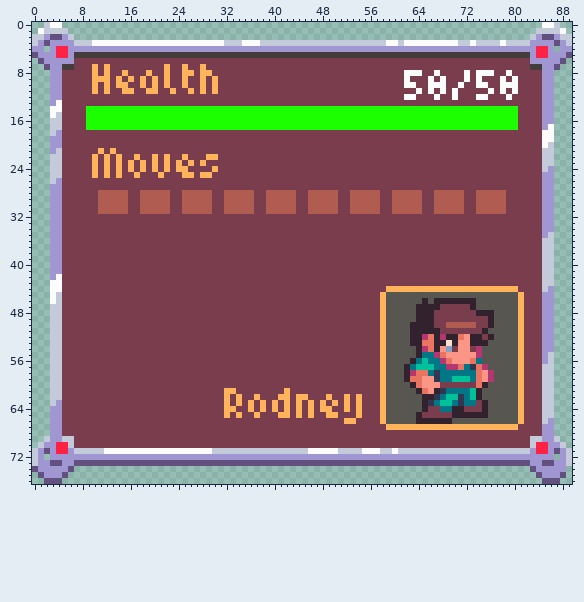
Edited in one commit: pixel-art file (assets/images/ui/unit-ui.aseprite). This is how it looked before the edit.
90x77 pixels, 1 frame.
And afterwards:
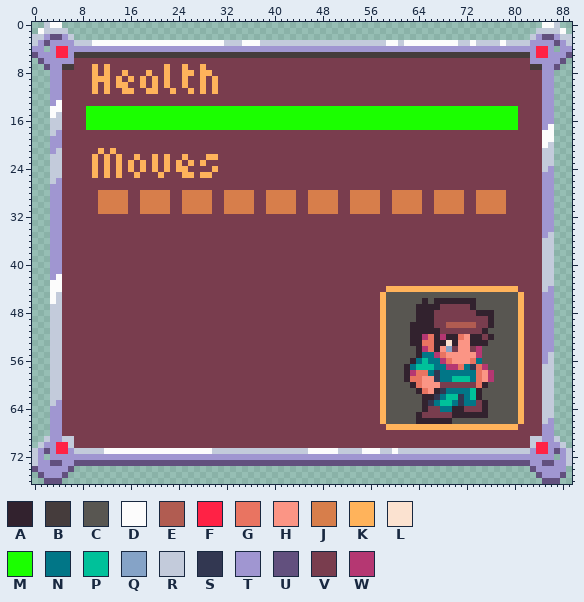
Palette (. is transparent): A #32222e  B #453c3c  C #585651  D #fcfcfc  E #b15c51  F #ff2245  G #e97461  H #fb9585  J #d77e4b  K #ffb35b  L #fbe2d0  M #1bff00  N #017687  P #00c19a  Q #85a3c7  R #c3cbdb  S #323751  T #a096d1  U #62507e  V #793d4e  W #b53772
Message: project xml and unit ui changes
Change:
layer "FIXED TEXT" now hidden
Changed rows in their new state; - is an unchanged pixel.
first column x 62:
 8 VVV--V----V-VVV--V-
 9 V---V-V---V-V---V-V
10 VV--VVV--V--VV--VVV
11 --V-V-V-V-----V-V-V
12 VV---V--V---VV---V-
first column x 11:
28 JJJJJ--JJJJJ--JJJJJ--JJJJJ--JJJJJ--JJJJJ--JJJJJ--JJJJJ--JJJJJ--JJJJJ
29 JJJJJ--JJJJJ--JJJJJ--JJJJJ--JJJJJ--JJJJJ--JJJJJ--JJJJJ--JJJJJ--JJJJJ
30 JJJJJ--JJJJJ--JJJJJ--JJJJJ--JJJJJ--JJJJJ--JJJJJ--JJJJJ--JJJJJ--JJJJJ
31 JJJJJ--JJJJJ--JJJJJ--JJJJJ--JJJJJ--JJJJJ--JJJJJ--JJJJJ--JJJJJ--JJJJJ
first column x 32:
61 VV--------V------------
62 V-V--V---VV-VV---V--V-V
63 V-V-V-V-V-V-V-V-V-V-V-V
64 VV--V-V-V-V-V-V-VV--V-V
65 V-V--V---VV-V-V--VV---V
66 --------------------VV-
